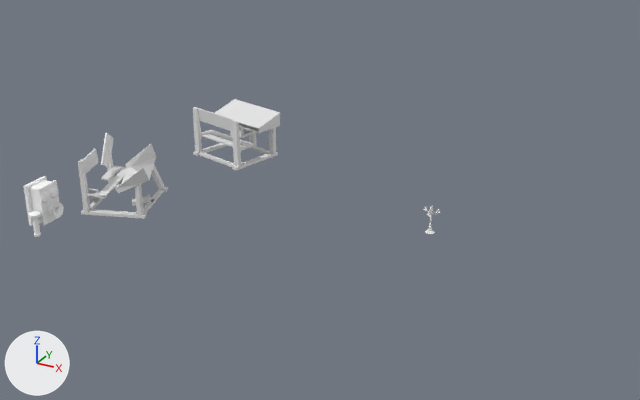
One commit to the Blender file TCP2/Assets/Resources/3D Models/Objetos.blend: the scene before it, then after it.
The view is the same before and after, from a camera (50 mm lens) standing at (5.11, -11.83, 7.45) and looking at (-2.0, 1.09, 0.99). Every picture has the same lights, and +X, +Y and +Z are marked at lower left.
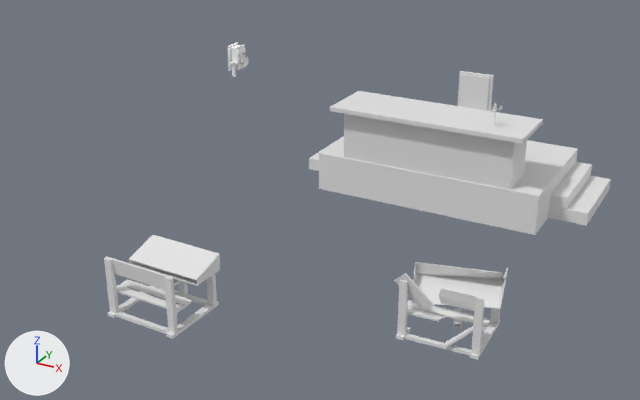
What differs and where, as boxes (x1, y1, x2, y2) in the pictures (640 x 400 px):
'Bancada Professor', added: after (309, 91, 611, 235)
'Cadeira com Mesa', added: after (104, 235, 220, 339)
'Cadeira Quebrada', added: after (394, 262, 508, 360)
'Plane', deleted: before (193, 99, 280, 170)
'Plane.001', deleted: before (78, 132, 168, 219)
'Cylinder.001', moved: before (23, 176, 64, 237); after (227, 42, 249, 77)
'Cadeira', added: after (458, 71, 494, 111)
'Cylinder', deleted: before (423, 205, 440, 234)
'Candelabro', added: after (489, 103, 502, 127)

What the commit changed:
Mesh me_cylinder_1 is new.
It has 438 vertices, 446 faces and spans x -0.146..0.144, y -0.139..0.08, z -0.302..0.158.
It uses material mat_material (white #e7e7e7).
Mesh me_plane_1 is new.
It has 212 vertices, 198 faces and spans x -0.76..0.84, y -0.65..0.87, z -0.33..0.68.
Mesh me_plane_001_1 is new.
It has 201 vertices, 170 faces and spans x -0.63..1.03, y -0.77..0.87, z -0.35..0.79.
Mesh me_cube_001 is new.
It has 76 vertices, 71 faces and spans x -3.11..3.11, y -0.65..2.45, z -1.82..0.12.
Mesh me_plane_002 is new.
It has 100 vertices, 105 faces and spans x -0.63..0.63, y -0.63..0.63, z -1.11..1.58.
Object 'Plane.001' (ob_plane_001) is deleted.
Object 'Plane' (ob_plane) is deleted.
Object 'Cylinder.001' (ob_cylinder_001) moves from (0.0, 0.0, 0.0) to (-2.86, 9.06, -0.37).
Object 'Cylinder' (ob_cylinder) is deleted.
Object 'Candelabro' (ob_candelabro) is new; it shows me_cylinder_1.
Its location is (0.3, 3.74, 2.28).
Object 'Cadeira com Mesa' (ob_cadeira_com_mesa) is new; it shows me_plane_1.
Its location is (-3.06, -2.27, 0.42).
Its rotation in degrees is (0, 0, 12).
Object 'Cadeira Quebrada' (ob_cadeira_quebrada) is new; it shows me_plane_001_1.
Its location is (1.11, -0.49, 0.28).
Its rotation in degrees is (0, 0, 73).
It gains a SOLIDIFY modifier named 'Solidify'.
Modifier setting: nonmanifold_thickness_mode = 'FIXED'.
Modifier setting: nonmanifold_merge_threshold = 0.0003.
Object 'Bancada Professor' (ob_bancada_professor) is new; it shows me_cube_001.
Its location is (-0.99, 3.96, 1.86).
It gains a SOLIDIFY modifier named 'Solidify'.
Modifier setting: thickness = 0.02.
Modifier setting: nonmanifold_thickness_mode = 'FIXED'.
Modifier setting: nonmanifold_merge_threshold = 0.0003.
Object 'Cadeira' (ob_cadeira) is new; it shows me_plane_002.
Its location is (-0.83, 5.54, 1.41).
Its scale is (0.585, 0.585, 0.585).
